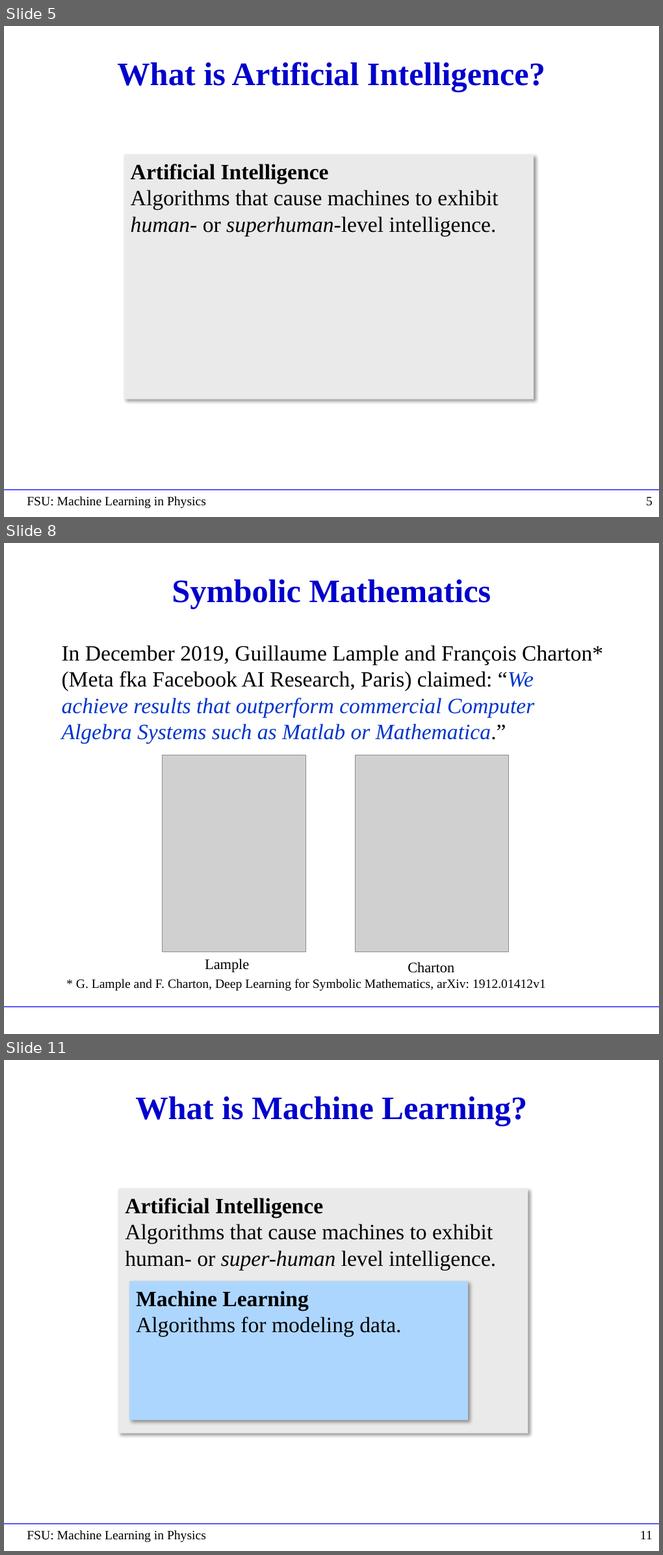
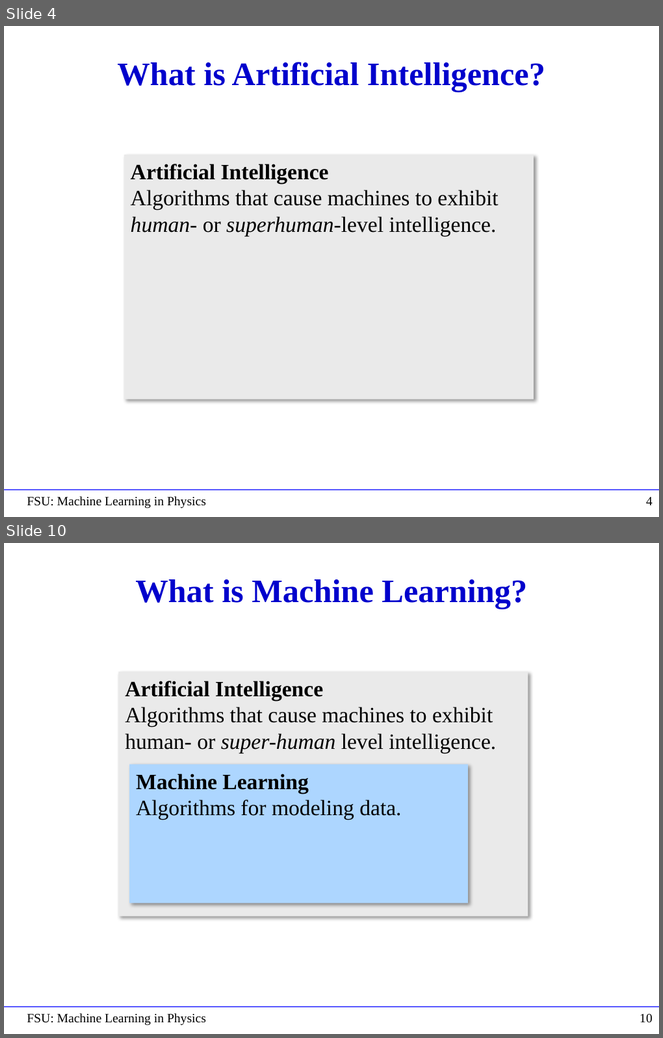
Before and after one commit to hbprosper/mlinphysics, a slide deck: Lectures/01.Foundations/Lecture01.pptx. Shown one above the other, each under a label of ours: slides 5, 8 and 11 before the commit, slides 4 and 10 after it; the slides between them are not shown. The pictures are 663x1555 and 663x1038 pixels, drawn with LibreOffice and Linux fonts; fonts in the diff are those of the drawing; grey boxes stand for pictures. Boxes give left, top, right and bottom in pixels: in the first picture for what was removed or moved away, otherwise in the second. Text is boxed around its words. In the diff, an @@ line names an element or a change of style, - is before the commit and + after.

```diff
--- a/Lectures/01.Foundations/Lecture01.pptx
+++ b/Lectures/01.Foundations/Lecture01.pptx
@@ slide 8 removed at (x1=4, y1=543, x2=659, y2=1034), background #FFFFFF; not listed: 1 template element that a slide beside it also shows @@
@@ title removed at (x1=172, y1=579, x2=492, y2=609) @@
-Symbolic Mathematics
@@ text removed at (x1=62, y1=645, x2=603, y2=990) @@
-In December 2019, Guillaume Lample and François Charton* (Meta fka Facebook AI Research, Paris) claimed: “We achieve results that outperform commercial Computer Algebra Systems such as Matlab or Mathematica.”
-* G. Lample and F. Charton, Deep Learning for Symbolic Mathematics, arXiv: 1912.01412v1
@@ picture removed at (x1=163, y1=756, x2=306, y2=952) @@
@@ picture removed at (x1=355, y1=756, x2=509, y2=952) @@
@@ text removed at (x1=205, y1=959, x2=249, y2=973) @@
-Lample
@@ text removed at (x1=408, y1=962, x2=454, y2=973) @@
-Charton
@@ what was slide 5 is now slide 4 @@
@@ page number at (x1=646, y1=497, x2=653, y2=506): text changed @@
-5
+4
@@ what was slide 11 is now slide 10 @@
@@ page number at (x1=640, y1=1014, x2=653, y2=1023): text changed @@
-11
+10
```
Also in this commit, not shown: 6 slides changed, 3 slides added, 5 other slides removed, 8 other files.
